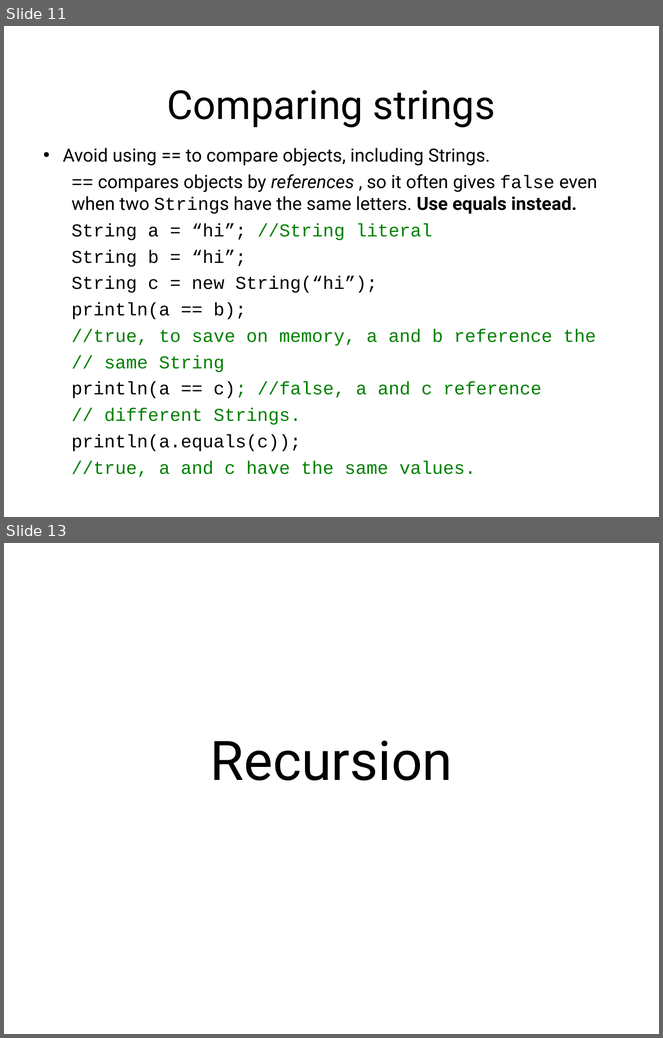
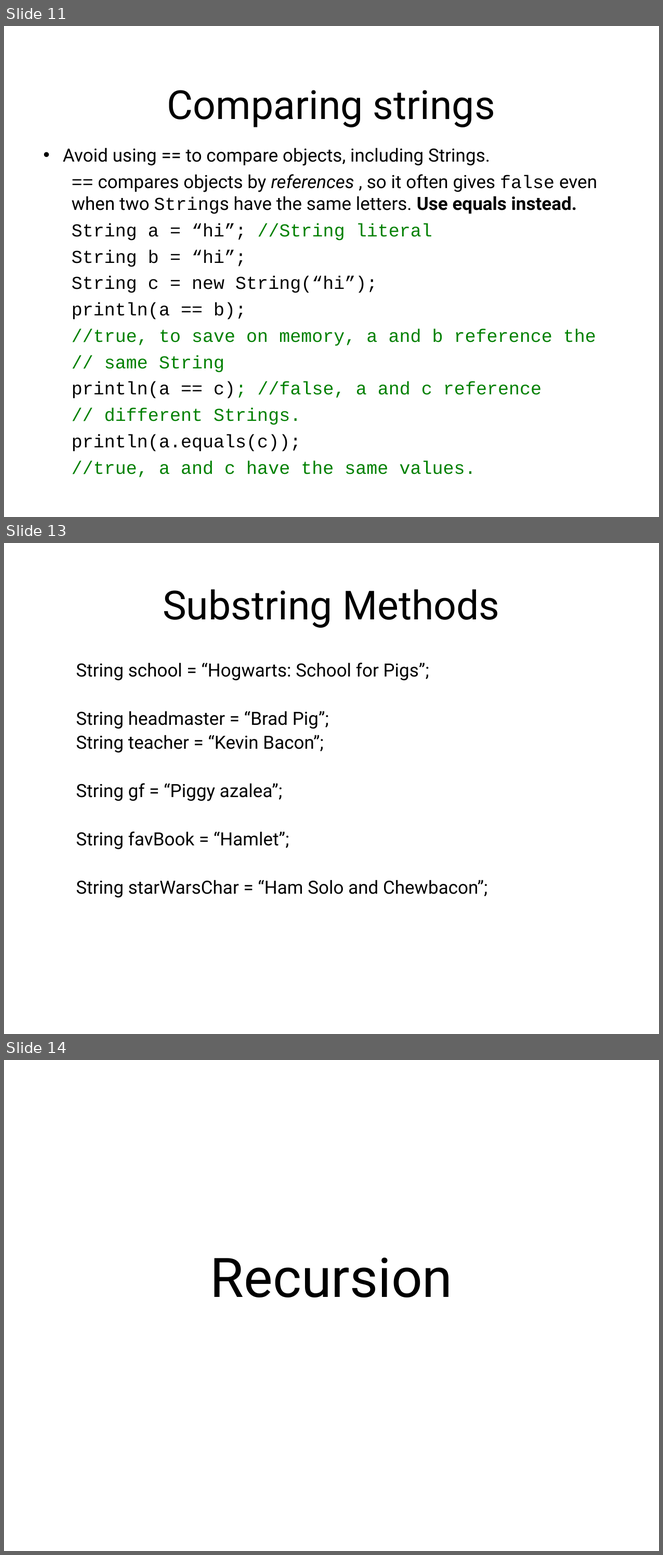
Before and after one commit to LongBaoNguyen/longbaonguyen.github.io, a slide deck: courses/apcsp/lecture14.ppt. Shown one above the other, each under a label of ours: slides 11 and 13 before the commit, slides 11, 13 and 14 after it; the slides between them are not shown. The pictures are 663x1038 and 663x1555 pixels, drawn with LibreOffice and Linux fonts; fonts in the diff are those of the drawing; background and template pictures are left out. Boxes give left, top, right and bottom in pixels: in the first picture for what was removed or moved away, otherwise in the second. Text is boxed around its words. In the diff, an @@ line names an element or a change of style, - is before the commit and + after.

```diff
--- a/courses/apcsp/lecture14.ppt
+++ b/courses/apcsp/lecture14.ppt
@@ slide 13 added at [4, 543, 659, 1034], background picture (left out) @@
@@ title added at [163, 589, 500, 628], 44 pt, text #000000 @@
+Substring Methods
@@ text added at [76, 663, 488, 898], 20 pt, text #000000 @@
+  String school = “Hogwarts: School for Pigs”;
+  String headmaster = “Brad Pig”;
+  String teacher = “Kevin Bacon”;
+  String gf = “Piggy azalea”;
+  String favBook = “Hamlet”;
+  String starWarsChar = “Ham Solo and Chewbacon”;
@@ what was slide 13 is now slide 14 @@
```
Also in this commit, not shown: 4 slides changed, 1 other slide added, 1 slide removed, 5 other files.
